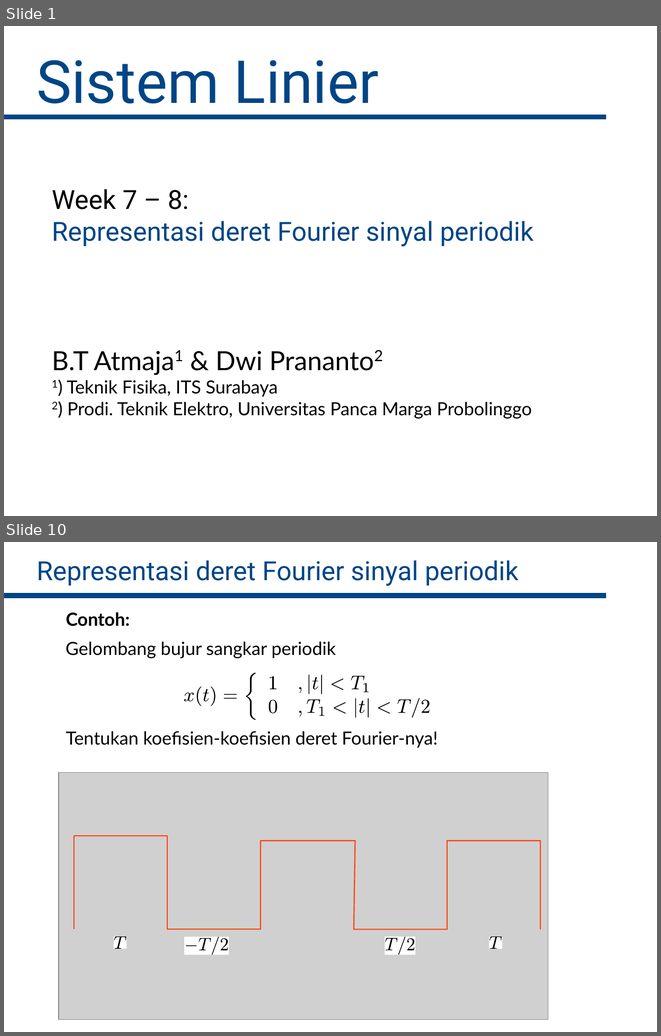
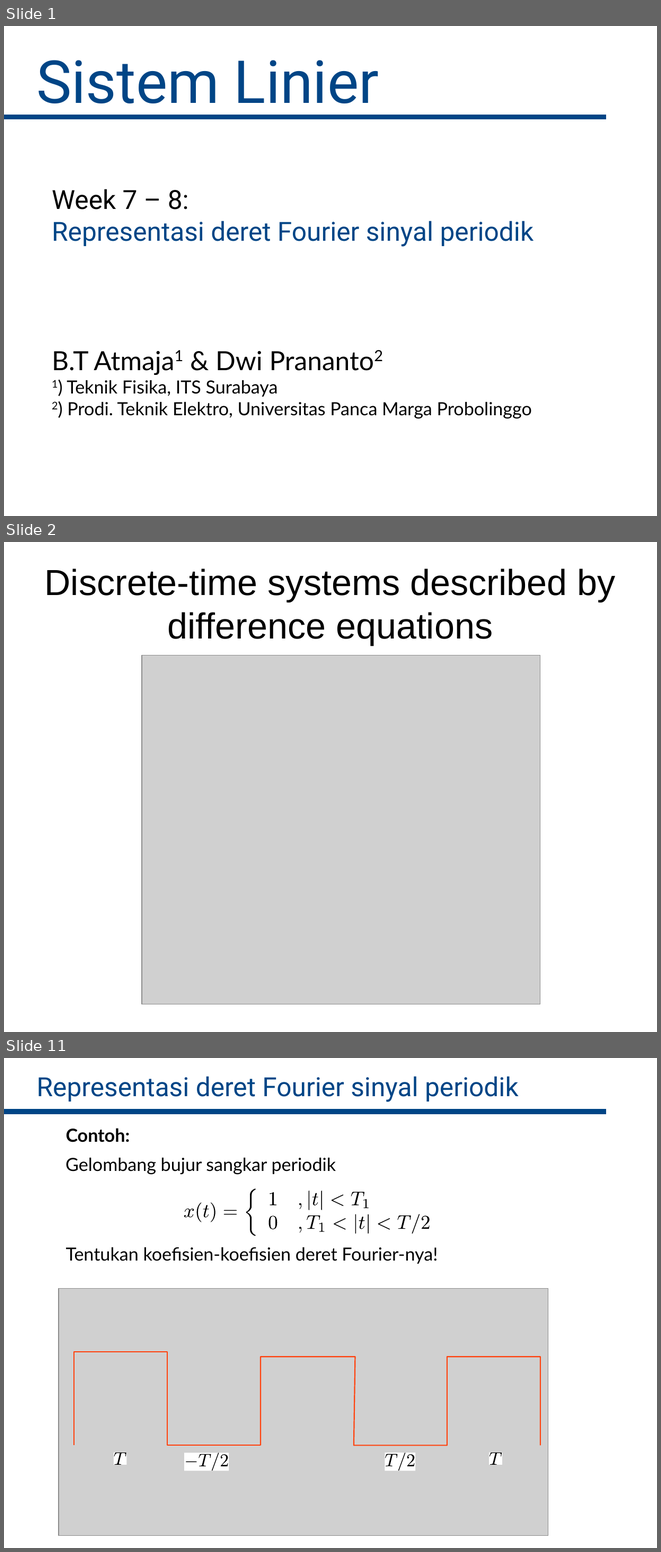
Before and after one commit to bagustris/sinyalsistem, a slide deck: slides/Week4_SinyalSistem.odp. Shown one above the other, each under a label of ours: slides 1 and 10 before the commit, slides 1, 2 and 11 after it; the slides between them are not shown. The pictures are 661x1036 and 661x1552 pixels, drawn with LibreOffice and Linux fonts; fonts in the diff are those of the drawing; grey boxes stand for pictures. Boxes give left, top, right and bottom in pixels: in the first picture for what was removed or moved away, otherwise in the second. Text is boxed around its words. In the diff, an @@ line names an element or a change of style, - is before the commit and + after.

```diff
--- a/slides/Week4_SinyalSistem.odp
+++ b/slides/Week4_SinyalSistem.odp
@@ slide 2 added at <box>4,542,657,1032</box>, background #FFFFFF @@
@@ title added at <box>45,568,616,645</box>, 44 pt, text #000000 @@
+Discrete-time systems described by difference equations
@@ picture added at <box>142,655,541,1004</box> @@
@@ what was slide 10 is now slide 11 @@
```
Also in this commit, not shown: 19 slides changed, 2 other files.
